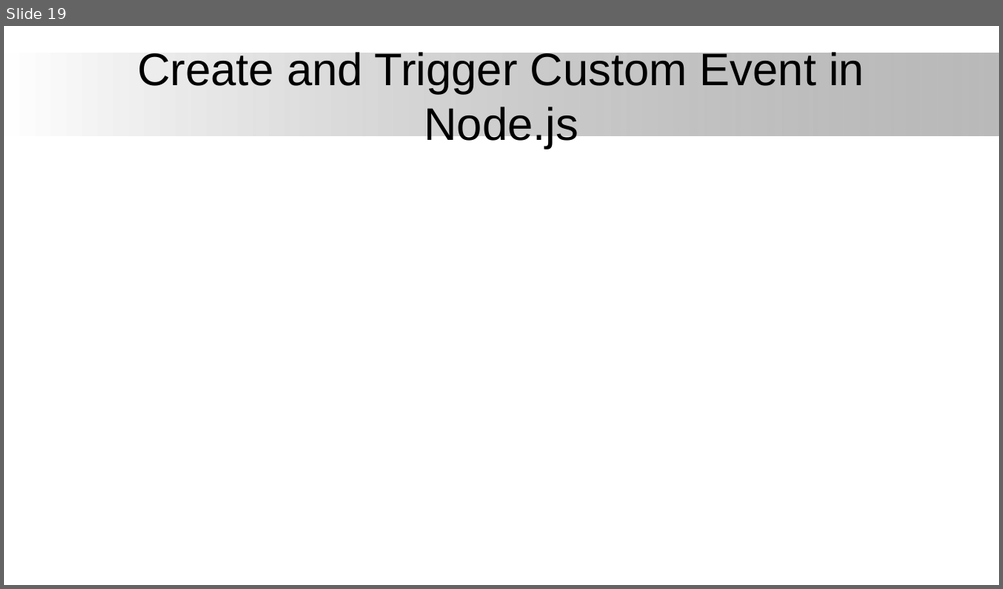
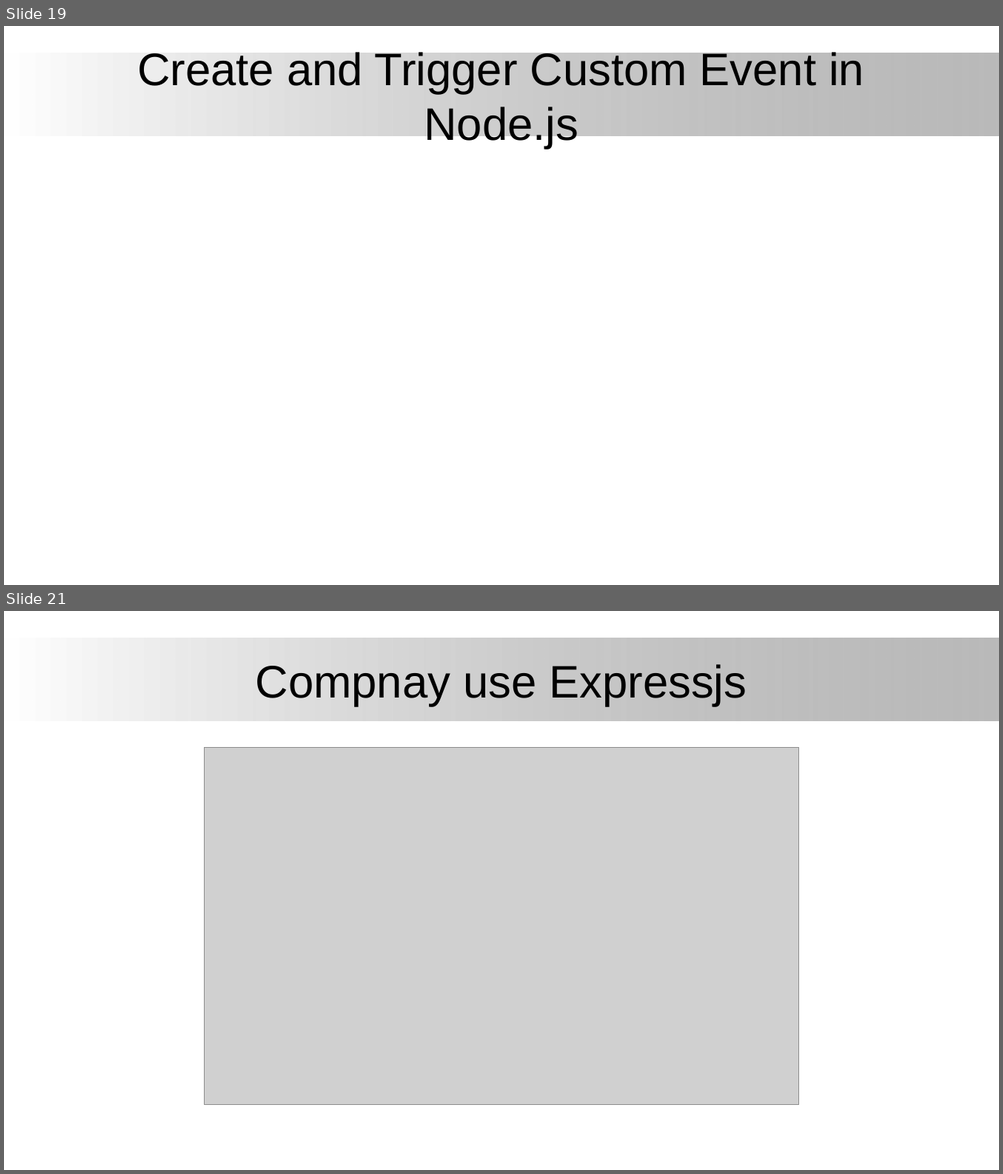
Before and after one commit to firstmentor/nodejs, a slide deck: Node Js.pptx. Shown one above the other, each under a label of ours: slide 19 before the commit, slides 19 and 21 after it; the slides between them are not shown. The pictures are 1003x589 and 1003x1174 pixels, drawn with LibreOffice and Linux fonts; fonts in the diff are those of the drawing; grey boxes stand for pictures; background and template pictures are left out. Boxes give left, top, right and bottom in pixels: in the first picture for what was removed or moved away, otherwise in the second. Text is boxed around its words. In the diff, an @@ line names an element or a change of style, - is before the commit and + after.

```diff
--- a/Node Js.pptx
+++ b/Node Js.pptx
@@ slide 21 added at <box>4,611,999,1170</box>, background #FFFFFF; not listed: 1 template element that a slide beside it also shows @@
@@ title added at <box>256,664,747,706</box>, 44 pt, text #000000 @@
+Compnay use Expressjs
@@ picture added at <box>204,748,799,1105</box> @@
```
Also in this commit, not shown: 1 slide changed, 6 other slides added, 18 other files.
